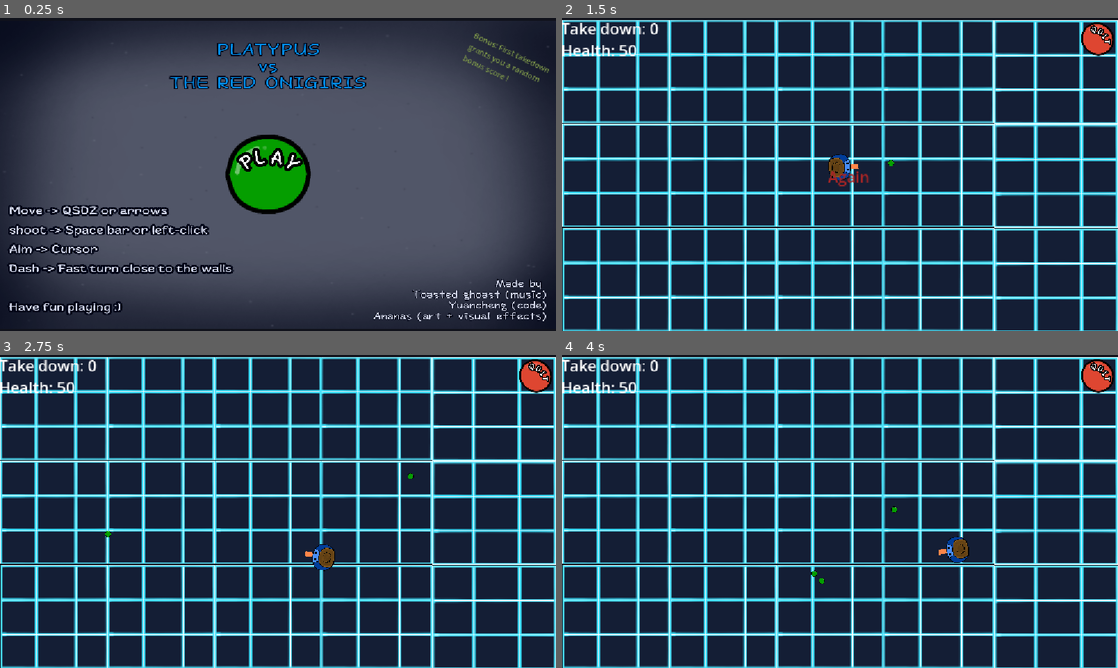
Above: before the commit, frames 1-4 (two rows, left to right).
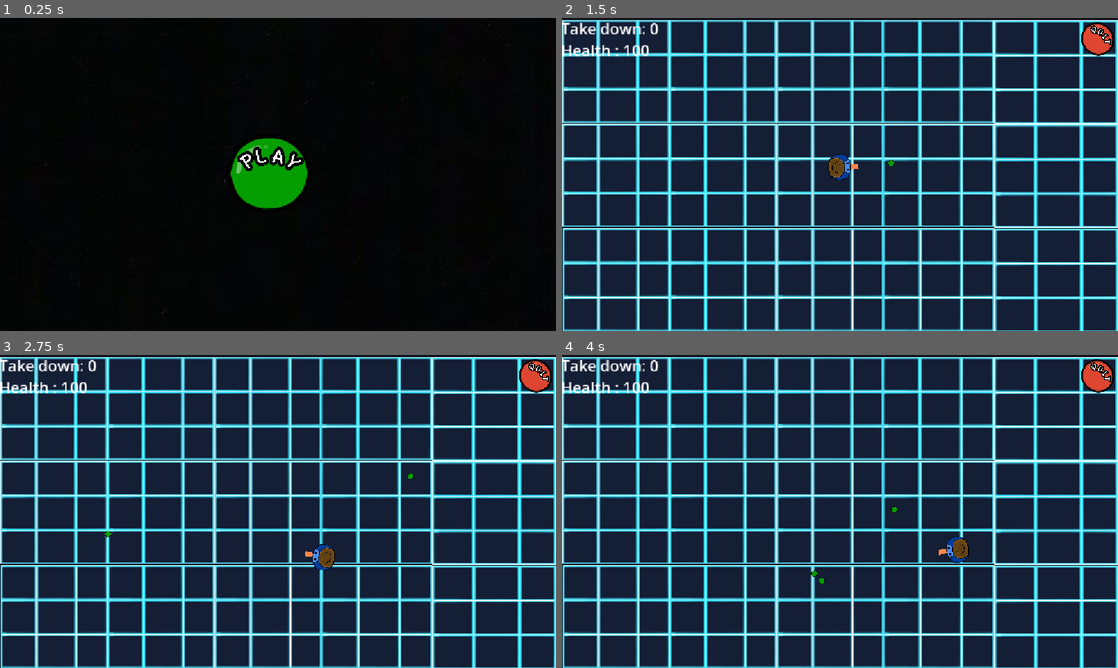
Above: after the commit, the same moments.

Repository: Hellscream-Dream/Game-Jam--Shooting-Game-
Game: Godot game, scene res://Scenes/menu.tscn
Same seed, same stepped clock (60 frames per second), same inputs: the game is played once before the commit and once after it.
Inputs (mouse positions are in pixels of both pictures, inside the frame that each line leads up to; where the layout moved, square brackets give the same spot in the first picture):
- Up to frame 1 (0.25 s): no input
- Up to frame 2 (1.5 s): click (828, 171) [828, 174] at 0.5 s; tap Enter at 1.25 s; move the mouse to (962, 158) at 1.27 s; hold D (right) from 1.28 s (still down); tap Space (shoot) at 1.35 s
- Up to frame 3 (2.75 s): move the mouse to (166, 527) at 2.02 s; release D (right) at 2.03 s; hold S (down) from 2.03 s (still down); tap Space (shoot) at 2.1 s
- Up to frame 4 (4 s): move the mouse to (895, 442) at 2.77 s; release S (down) at 2.78 s; hold D (right) 2.78-3.53 s; tap Space (shoot) at 2.85, 3.6 s; move the mouse to (812, 574) at 3.52 s; hold W (up) from 3.53 s (still down)

The runs differ from the first frame. In frame 1, 93% of the frame differs, in the area x 0-100%, y 0-100%; in frame 2, 0.3%; in frame 3, 0.1%; in frame 4, 0.1%.

Commit message:
Revert "Final adjustment"
This reverts commit a9e7d357b88f378edc6910d8a1c6d6eded8de88e.

Diff:
--- a/Scenes/game.tscn
+++ b/Scenes/game.tscn
@@ -16536,15 +16536,6 @@
 scale = Vector2(0.2, 0.2)
 tile_set = SubResource("TileSet_ie1wr")
 
-[node name="again_label" type="Label" parent="HUD" unique_id=1194824725]
-modulate = Color(0.65882355, 0.14509805, 0.14509805, 1)
-offset_left = 551.0
-offset_top = 306.0
-offset_right = 638.0
-offset_bottom = 351.0
-theme_override_font_sizes/font_size = 32
-text = "Again"
-
 [node name="SafeTime" type="Timer" parent="." unique_id=1270920512]
 wait_time = 5.0
 autostart = true
@@ -16559,11 +16550,6 @@
 texture_normal = ExtResource("4_3dryh")
 texture_pressed = ExtResource("4_3dryh")
 
-[node name="againShowingTime" type="Timer" parent="." unique_id=487379243]
-one_shot = true
-autostart = true
-
 [connection signal="timeout" from="Timer" to="." method="_on_timer_timeout"]
 [connection signal="timeout" from="SafeTime" to="." method="_on_safe_time_timeout"]
 [connection signal="pressed" from="Quit_Button" to="." method="_on_quit_button_pressed"]
-[connection signal="timeout" from="againShowingTime" to="." method="_on_again_showing_time_timeout"]
--- a/Scenes/menu.tscn
+++ b/Scenes/menu.tscn
@@ -1,28 +1,17 @@
 [gd_scene format=3 uid="uid://brcdma6e2l2y"]
 
-[ext_resource type="Script" uid="uid://vju5sjm4m56c" path="res://Scripts/menu.gd" id="1_cayip"]
+[ext_resource type="Script" uid="uid://vju5sjm4m56c" path="res://menu.gd" id="1_cayip"]
+[ext_resource type="Texture2D" uid="uid://dryqdavwpu55u" path="res://Asset/Negro liso.jpg" id="2_cayip"]
 [ext_resource type="Texture2D" uid="uid://c8yswf105j16m" path="res://Asset/Play button.png" id="3_158mb"]
-[ext_resource type="Texture2D" uid="uid://bq30i5vrcjbmh" path="res://Asset/title_screen_credit.png" id="3_wwsa2"]
-[ext_resource type="AudioStream" uid="uid://c8vt2l5acdng5" path="res://Music/music for potential menu (it loops).wav" id="4_158mb"]
 
 [node name="Menu" type="Node2D" unique_id=100150384]
 script = ExtResource("1_cayip")
 
-[node name="AudioStreamPlayer2D" type="AudioStreamPlayer2D" parent="." unique_id=458401790]
-stream = ExtResource("4_158mb")
-autoplay = true
-
-[node name="Sprite2D" type="Sprite2D" parent="." unique_id=1520671811]
-position = Vector2(576, 324.99997)
-scale = Vector2(0.6613859, 0.51465523)
-texture = ExtResource("3_wwsa2")
-
 [node name="TextureRect" type="TextureRect" parent="." unique_id=987939058]
-offset_left = -2.0
-offset_top = 2.0
-offset_right = 530.0
-offset_bottom = 301.0
+offset_right = 40.0
+offset_bottom = 40.0
 scale = Vector2(2.16943, 2.1728296)
+texture = ExtResource("2_cayip")
 
 [node name="TextureButton" type="TextureButton" parent="TextureRect" unique_id=529254974]
 layout_mode = 0
@@ -34,14 +23,4 @@
 texture_normal = ExtResource("3_158mb")
 texture_pressed = ExtResource("3_158mb")
 
-[node name="Label" type="Label" parent="." unique_id=784335379]
-modulate = Color(0.48139998, 0.58, 0.28419998, 1)
-offset_left = 987.9999
-offset_top = 23.99997
-offset_right = 1173.9999
-offset_bottom = 98.99997
-rotation = 0.4466355
-text = "Bonus: First takedown grants you a random bonus score ! "
-autowrap_mode = 2
-
 [connection signal="pressed" from="TextureRect/TextureButton" to="." method="_on_texture_button_pressed"]
--- a/Scripts/bullet.gd
+++ b/Scripts/bullet.gd
@@ -23,11 +23,13 @@
 		return
 	var body = collision.get_collider()
 	if body.is_in_group("enemies"):
+		takeDown += 1
+		print("Take down:", takeDown)
+		get_tree().call_group("game", "update_score", takeDown)
 		explosion.restart()
 		explosion.reparent(get_tree().current_scene, true)
 		enemyDeath.play()
 		enemyDeath.reparent(get_tree().current_scene, true)
-		get_tree().call_group("game", "update_score")
 		body.queue_free()
 		queue_free()
 		return
--- a/Scripts/game.gd
+++ b/Scripts/game.gd
@@ -3,10 +3,6 @@
 var enemy_scene = preload("res://Scenes/Enemy.tscn")
 @onready var player = $Player
 var enemyCanSpawn = false
-static var score = 0
-
-func _ready() -> void:
-	$HUD/again_label.text = "Again"
 
 func _on_timer_timeout() -> void:
 	if enemyCanSpawn:
@@ -20,11 +16,11 @@
 
 		add_child(enemy)
 
-func update_score() -> void:
-	score += 1
-	if score >= 80:
-		$HUD/ScoreLabel.add_theme_color_override("font_color", Color.RED)
+func update_score(score : int ) -> void:
 	$HUD/ScoreLabel.text = "Takedown: %d"  %score
+
+func update_life(life : int ) -> void:
+	$HUD/LifeLabel.text = "Health: %d"  %life
 
 func update_life(life : int ) -> void:
 	$HUD/LifeLabel.text = "Health: %d"  %life
@@ -32,9 +28,7 @@
 func _on_safe_time_timeout() -> void:
 	enemyCanSpawn = true
 
+#######################################################################
+#Code fait par Anaïs:
 func _on_quit_button_pressed() -> void:
 	get_tree().change_scene_to_file("res://Scenes/menu.tscn")
-
-
-func _on_again_showing_time_timeout() -> void:
-	$HUD/again_label.text = ""
--- a/Scripts/player.gd
+++ b/Scripts/player.gd
@@ -8,7 +8,7 @@
 var isReloading = false
 var isImmune = false
 static var bonusHp = 0
-var health = 50 + 10 * bonusHp
+var health = 100 + 10 * bonusHp
 
 func _ready() -> void:
 	get_tree().call_group("game", "update_life", health)
@@ -36,6 +36,7 @@
 			isImmune = true
 			health -= 10
 			get_tree().call_group("game", "update_life", health)
+			print("Health", health)
 	if health <= 0:
 		bonusHp += 1
 		get_tree().reload_current_scene()
Binary file removed: Asset/titleScreen.png
Not shown, removed: Asset/titleScreen.png.import
Binary file removed: Asset/title_screen_credit.png
Not shown, removed: Asset/title_screen_credit.png.import
Renamed: Scripts/menu.gd -> menu.gd
Renamed: Scripts/menu.gd.uid -> menu.gd.uid
